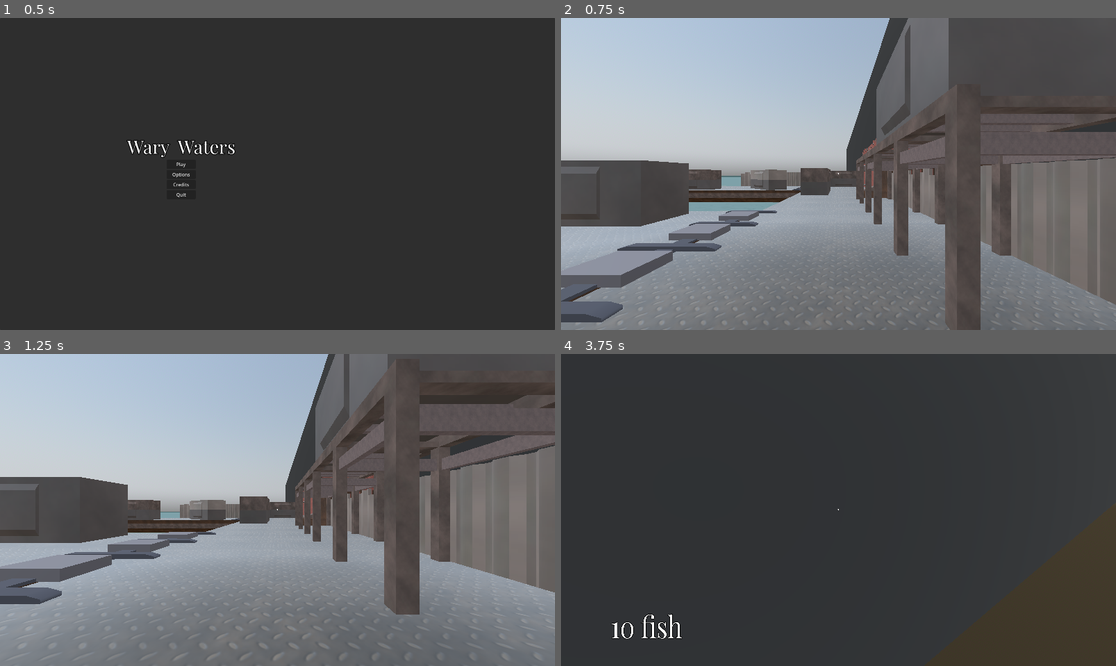
Above: before the commit, frames 1-4 (two rows, left to right).
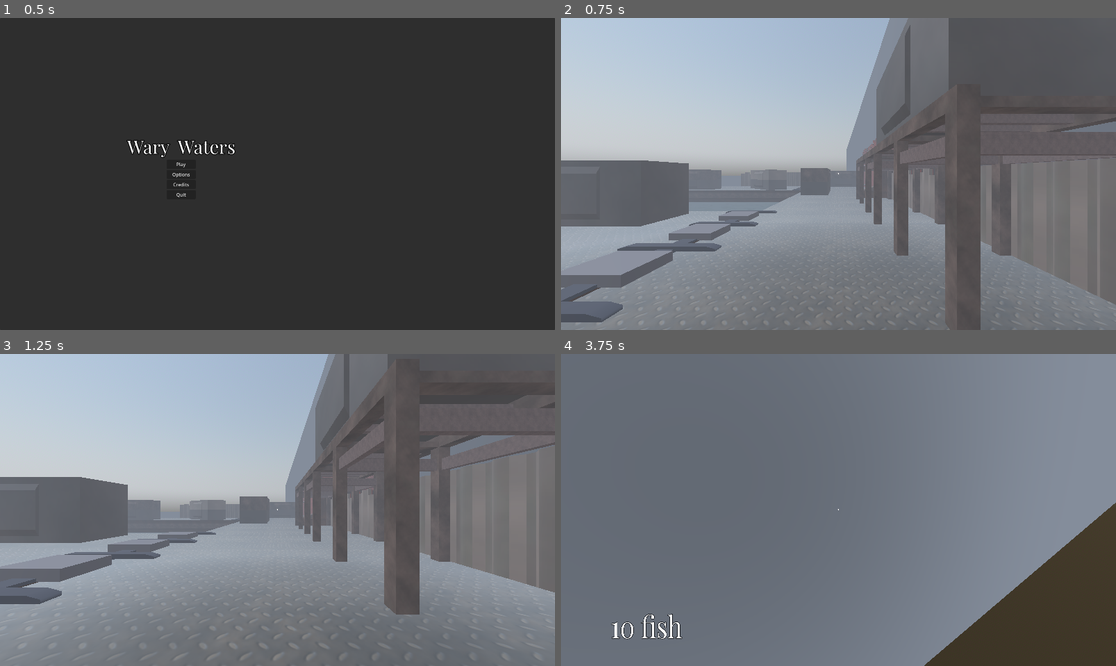
Above: after the commit, the same moments.

Repository: Nazsgull/FPS_Godot
Game: Godot game, scene res://scenes/UI/main_menu.tscn
Two runs of this game, one before a commit and one after it. Both use one fixed random seed, a clock stepped at 60 frames per second and the inputs below.
Inputs (mouse positions are in pixels of both pictures, inside the frame that each line leads up to):
- Up to frame 1 (0.5 s): no input
- Up to frame 2 (0.75 s): click "Play" at 0.5 s
- Up to frame 3 (1.25 s): no input
- Up to frame 4 (3.75 s): tap Enter (ui_accept) at 1.25, 1.52, 2.27 s; move the mouse to (866, 510) at 1.27 s; hold Ctrl (crouch) 1.28-2.03 s; hold W (forward) from 1.28 s (still down); move the mouse to (810, 510) at 2.02 s; tap E (interact) at 2.1 s; move the mouse to (849, 503) at 2.77 s; click (849, 503) at 2.85 s; move the mouse to (832, 516) at 3.52 s; tap Shift (sprint) at 3.6 s

Frame 1 is identical in both runs. In frame 2, 10% of the frame differs, in the area x 0-100%, y 0-91%; in frame 3, 11%; in frame 4, 91%, in the area x 0-100%, y 0-100%.

Commit message:
Cambios 26 septiembre

Diff:
--- a/scenes/maps/WaryWaters_WallMap.tscn
+++ b/scenes/maps/WaryWaters_WallMap.tscn
@@ -37,6 +37,9 @@
 sky = SubResource("Sky_86fsu")
 ambient_light_source = 2
 ambient_light_color = Color(1, 1, 1, 1)
+glow_enabled = true
+glow_normalized = true
+fog_enabled = true
 fog_density = 0.02
 volumetric_fog_enabled = true
 volumetric_fog_density = 0.0378
@@ -68,7 +71,7 @@
 environment = SubResource("Environment_j68he")
 
 [node name="Piston" parent="." instance=ExtResource("2_f6ewe")]
-transform = Transform3D(-4.37114e-08, 0, -2, 0, 1, 0, 1, 0, -8.74228e-08, -10, 7, -4.37114e-07)
+transform = Transform3D(-4.37114e-08, 0, -1, 0, 1, 0, 1, 0, -4.37114e-08, -14.8, 8.3, -6.46929e-07)
 
 [node name="player" parent="." instance=ExtResource("4_a02oc")]
 transform = Transform3D(1, 0, 0, 0, 1, 0, 0, 0, 1, -39.2, 6, 25.5)
@@ -89,7 +92,7 @@
 scene = "res://scenes/objects/wary_waters/fishing_rod_equippable.tscn"
 
 [node name="neriglissar" parent="." instance=ExtResource("9_yqr1e")]
-transform = Transform3D(-8.74228e-08, 0, -2, 0, 2, 0, 2, 0, -8.74228e-08, -33.6, 7, -6.99374e-08)
+transform = Transform3D(-4.37114e-08, 0, -1, 0, 1, 0, 1, 0, -4.37114e-08, -33.6, 7, -6.99374e-08)
 
 [connection signal="interacted" from="Button_fancy" to="Piston" method="_on_button_fancy_interacted"]
 [connection signal="interacted" from="Button_fancy" to="Fish_bank" method="donate_1fish"]
--- a/scenes/objects/button_fancy.tscn
+++ b/scenes/objects/button_fancy.tscn
@@ -47,9 +47,24 @@
 visible = false
 
 [node name="button_body" parent="." index="2" instance=ExtResource("2_xrqd4")]
+transform = Transform3D(0.5, 0, 0, 0, 1, 0, 0, 0, 0.5, 0, 0, 0)
 
 [node name="button_presser" parent="." index="3" instance=ExtResource("3_fkcgq")]
 transform = Transform3D(1, 0, 0, 0, 1, 0, 0, 0, 1, 0, 0.3, 0)
+
+[node name="SpotLight3D" type="SpotLight3D" parent="button_presser" index="1"]
+transform = Transform3D(2, 0, 0, 0, -8.74228e-08, 2, 0, -2, -8.74228e-08, 0, 1, -4.37114e-08)
+light_energy = 0.125
+light_indirect_energy = 0.0
+light_volumetric_fog_energy = 5.087
+light_specular = 10.0
+shadow_enabled = true
+shadow_transmittance_bias = 8.535
+shadow_blur = 10.0
+spot_range = 0.3
+spot_attenuation = 2.63902
+spot_angle = 14.0
+spot_angle_attenuation = 5.0
 
 [node name="AnimationPlayer" type="AnimationPlayer" parent="." index="4"]
 libraries = {
--- a/scenes/objects/wary_waters/neriglissar.tscn
+++ b/scenes/objects/wary_waters/neriglissar.tscn
@@ -1,16 +1,24 @@
-[gd_scene load_steps=4 format=3 uid="uid://drovt3td5ej7e"]
+[gd_scene load_steps=5 format=3 uid="uid://drovt3td5ej7e"]
 
 [ext_resource type="PackedScene" uid="uid://dq1415g4dvpx4" path="res://assets/models_gltf/Neriglissar_platform/Neriglissar_WW_sección_babor.glb" id="1_puh8w"]
 [ext_resource type="PackedScene" uid="uid://nvxyuyrm2i3i" path="res://assets/models_gltf/Neriglissar_platform/Neriglissar_WW_sección_estribor.glb" id="2_otd24"]
 [ext_resource type="PackedScene" uid="uid://4d2130jduo17" path="res://assets/models_gltf/Neriglissar_platform/Neriglissar_WW_sección_puente.glb" id="3_734nw"]
+[ext_resource type="PackedScene" uid="uid://4asvsxmij85k" path="res://scenes/objects/button_fancy.tscn" id="4_l2ssc"]
 
 [node name="Neriglissar" type="Node3D"]
+
+[node name="Neriglissar_WW_sección_babor" parent="." instance=ExtResource("1_puh8w")]
+transform = Transform3D(2, 0, 0, 0, 2, 0, 0, 0, 2, -16.17, -1.7, 32.16)
+
+[node name="Neriglissar_WW_sección_estribor" parent="." instance=ExtResource("2_otd24")]
+transform = Transform3D(2, 0, 0, 0, 2, 0, 0, 0, 2, 16.444, -1.7, 32.16)
+
+[node name="Neriglissar_WW_sección_puente" parent="." instance=ExtResource("3_734nw")]
 transform = Transform3D(2, 0, 0, 0, 2, 0, 0, 0, 2, 0, 0, 0)
 
-[node name="Neriglissar_WW_sección_babor" parent="." instance=ExtResource("1_puh8w")]
-transform = Transform3D(1, 0, 0, 0, 1, 0, 0, 0, 1, -8.085, -0.85, 16.08)
+[node name="Button_fancy" parent="." instance=ExtResource("4_l2ssc")]
+transform = Transform3D(0.259808, -0.15, 0, 0.15, 0.259808, 0, 0, 0, 0.3, -10.866, -1.074, -7.75)
 
-[node name="Neriglissar_WW_sección_estribor" parent="." instance=ExtResource("2_otd24")]
-transform = Transform3D(1, 0, 0, 0, 1, 0, 0, 0, 1, 8.222, -0.85, 16.08)
-
-[node name="Neriglissar_WW_sección_puente" parent="." instance=ExtResource("3_734nw")]
+[node name="OmniLight3D" type="OmniLight3D" parent="."]
+transform = Transform3D(1, 0, 0, 0, 1, 0, 0, 0, 1, -12.35, 0, -5.6)
+light_volumetric_fog_energy = 2.27
